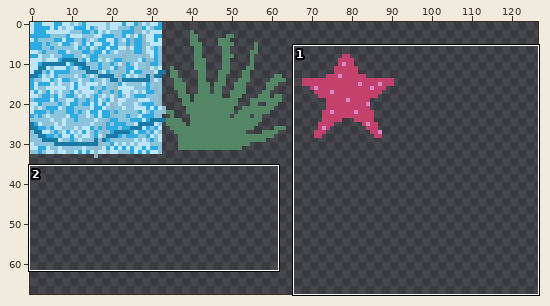
Edited in one commit: sprite sheet (public/assets/tileset.png). The first picture is a wide view before the edit; the outline marks the close-up.
Close-up. Old version:
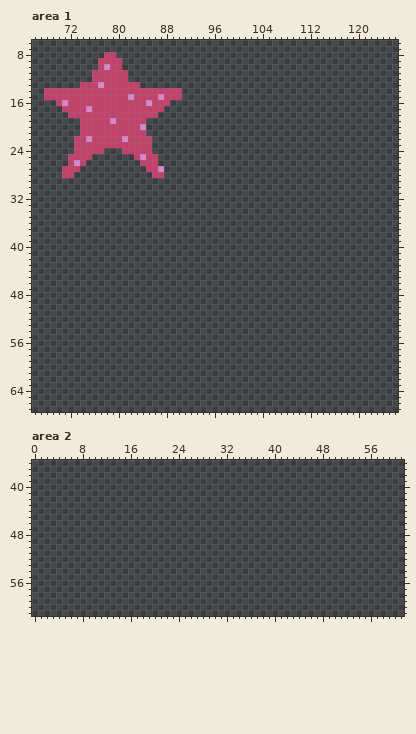
The file is 136x68 pixels. Shown: area 1: x 66..126, y 6..67; area 2: x 0..61, y 36..61. The wide view leaves out empty margins.
And afterwards:
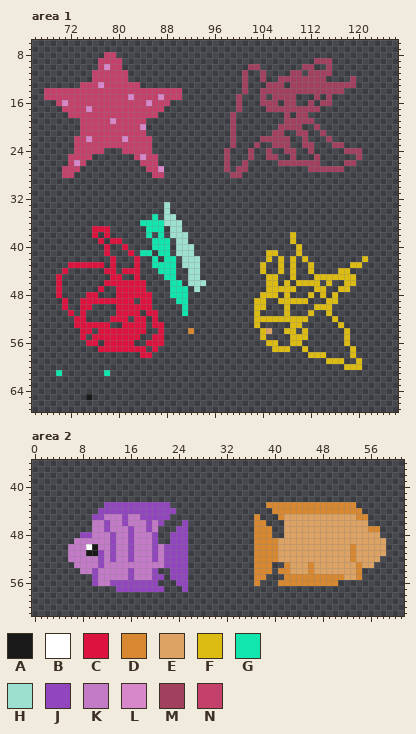
Palette (. is transparent): A #1a1919  B #ffffff  C #dc133e  D #d78831  E #dca364  F #dcbc13  G #10e6ad  H #9de0cf  J #9146bd  K #c37ac7  L #d788ca  M #a1415f  N #c3416a
Log entry: Tilesets_Fische_gezeichnet
Diff:
Area 1:
y 9: x 113..115 ... -> MMM
y 10: x 102..103 .. -> MM; x 111..112 .. -> MM; x 115 . -> M
y 11: x 101 . -> M; x 104 . -> M; x 109..110 .. -> MM; x 112..115 .... -> MMMM
y 12: x 101 . -> M; x 104 . -> M; x 107..114 ........ -> MMMMMMMM; x 119 . -> M
y 13: x 101 . -> M; x 105..107 ... -> MMM; x 109..119 ........... -> MMMMMMMMMMM
y 14: x 101 . -> M; x 104..117 .............. -> MMMMMMMMMMMMMM
y 15: x 100 . -> M; x 104 . -> M; x 106..109 .... -> MMMM; x 113 . -> M; x 115 . -> M
y 16: x 100 . -> M; x 104..106 ... -> MMM; x 108..109 .. -> MM; x 112 . -> M; x 114..115 .. -> MM
y 17: x 100 . -> M; x 105..113 ......... -> MMMMMMMMM
y 18: x 99 . -> M; x 108 . -> M; x 110..111 .. -> MM
y 19: x 99 . -> M; x 108..112 ..... -> MMMMM
y 20: x 99 . -> M; x 107..110 .... -> MMMM; x 113 . -> M
y 21: x 99 . -> M; x 106..107 .. -> MM; x 110..111 .. -> MM; x 114 . -> M
y 22: x 99 . -> M; x 104..108 ..... -> MMMMM; x 111 . -> M; x 115 . -> M
y 23: x 99 . -> M; x 103 . -> M; x 106..108 ... -> MMM; x 111..112 .. -> MM; x 116..117 .. -> MM
y 24: x 98 . -> M; x 102 . -> M; x 105 . -> M; x 108..109 .. -> MM; x 112 . -> M; x 118..120 ... -> MMM
y 25: x 98 . -> M; x 102 . -> M; x 105..106 .. -> MM; x 109 . -> M; x 113 . -> M; x 120 . -> M
y 26: x 98 . -> M; x 101 . -> M; x 107..113 ....... -> MMMMMMM; x 118..119 .. -> MM
y 27: x 98 . -> M; x 100..101 .. -> MM; x 112..117 ...... -> MMMMMM
y 28: x 99..100 .. -> MM
y 33..34: x 88 . -> H
y 35: x 86 . -> G; x 88..89 .. -> HH
y 36: x 84..90 ....... -> GGGGHHH
y 37: x 76..78 ... -> CCC; x 85..87 ... -> GGG; x 89..90 .. -> HH
y 38: x 76 . -> C; x 78 . -> C; x 85 . -> G; x 87 . -> G; x 89..91 ... -> HHH; x 109 . -> F
y 39: x 77 . -> C; x 79..80 .. -> CC; x 86..88 ... -> GGG; x 90..91 .. -> HH; x 109 . -> F
y 40: x 78 . -> C; x 81 . -> C; x 86..88 ... -> GGG; x 90..92 ... -> HHH; x 110 . -> F
y 41: x 78 . -> C; x 82 . -> C; x 84..85 .. -> GG; x 87..88 .. -> GG; x 90..92 ... -> HHH; x 105..106 .. -> FF; x 110 . -> F
y 42: x 79 . -> C; x 83 . -> C; x 86 . -> G; x 88..89 .. -> GG; x 91..93 ... -> HHH; x 105 . -> F; x 107 . -> F; x 109 . -> F; x 111 . -> F; x 121 . -> F
y 43: x 72..77 ...... -> CCCCCC; x 79 . -> C; x 83 . -> C; x 86..89 .... -> GGGG; x 91..93 ... -> HHH; x 104 . -> F; x 107 . -> F; x 109 . -> F; x 112 . -> F; x 119..120 .. -> FF
y 44: x 71 . -> C; x 78..79 .. -> CC; x 81..83 ... -> CCC; x 87..89 ... -> GGG; x 92..93 .. -> HH; x 104 . -> F; x 107 . -> F; x 109 . -> F; x 112 . -> F; x 117..118 .. -> FF
y 45: x 70 . -> C; x 79..80 .. -> CC; x 83 . -> C; x 88..89 .. -> GG; x 92..93 .. -> HH; x 105..106 .. -> FF; x 109 . -> F; x 113..119 ....... -> FFFFFFF
y 46: x 70 . -> C; x 78..84 ....... -> CCCCCCC; x 89..90 .. -> GG; x 92..94 ... -> HHH; x 105..106 .. -> FF; x 108 . -> F; x 110..113 .... -> FFFF; x 115 . -> F; x 118..119 .. -> FF
y 47: x 70 . -> C; x 77 . -> C; x 80..84 ..... -> CCCCC; x 89..91 ... -> GGG; x 93 . -> H; x 105..109 ..... -> FFFFF; x 113..114 .. -> FF; x 117..118 .. -> FF
y 48: x 70 . -> C; x 75..76 .. -> CC; x 80..85 ...... -> CCCCCC; x 89..91 ... -> GGG; x 104..106 ... -> FFF; x 108 . -> F; x 112 . -> F; x 114 . -> F; x 116 . -> F
y 49: x 71 . -> C; x 74..82 ......... -> CCCCCCCCC; x 84..85 .. -> CC; x 90..91 .. -> GG; x 103..104 .. -> FF; x 107..111 ..... -> FFFFF; x 115..116 .. -> FF
y 50: x 71 . -> C; x 74..75 .. -> CC; x 80..85 ...... -> CCCCCC; x 91 . -> G; x 103..104 .. -> FF; x 108 . -> F; x 113..115 ... -> FFF
y 51: x 72 . -> C; x 74 . -> C; x 80..83 .... -> CCCC; x 85..86 .. -> CC; x 91 . -> G; x 103 . -> F; x 108 . -> F; x 112 . -> F; x 115 . -> F
y 52: x 73..74 .. -> CC; x 79..81 ... -> CCC; x 83..84 .. -> CC; x 86 . -> C; x 103..111 ......... -> FFFFFFFFF; x 116 . -> F
y 53: x 73..78 ...... -> CCCCCC; x 81..84 .... -> CCCC; x 86..87 .. -> CC; x 103 . -> F; x 109..110 .. -> FF; x 117 . -> F
y 54: x 74..75 .. -> CC; x 77..84 ........ -> CCCCCCCC; x 87 . -> C; x 92 . -> D; x 104..105 .. -> FE; x 108..109 .. -> FF; x 111 . -> F; x 118 . -> F
y 55: x 74 . -> C; x 76..83 ........ -> CCCCCCCC; x 86..87 .. -> CC; x 104 . -> F; x 109..111 ... -> FFF; x 118 . -> F
y 56: x 75..76 .. -> CC; x 78..82 ..... -> CCCCC; x 85..87 ... -> CCC; x 105..106 .. -> FF; x 109..110 .. -> FF; x 118 . -> F
y 57: x 77..84 ........ -> CCCCCCCC; x 86 . -> C; x 106..108 ... -> FFF; x 111 . -> F; x 119 . -> F
y 58: x 84..85 .. -> CC; x 112..114 ... -> FFF; x 119 . -> F
y 59: x 115..117 ... -> FFF; x 120 . -> F
y 60: x 118..120 ... -> FFF
y 61: x 70 . -> G; x 78 . -> G
y 65: x 75 . -> A
Area 2:
y 43: x 12..22 ........... -> JJJJJJJJJJJ; x 39..53 ............... -> DDDDDDDDDDDDDDD
y 44: x 11..23 ............. -> JJJJJJJJJJJJJ; x 40..54 ............... -> DDDDDDDDDDDDDDD
y 45: x 10..22 ............. -> JJKKKJKKJJJJJ; x 37 . -> D; x 41..55 ............... -> DEEEEEEEEEEEEDD
y 46: x 10..21 ............ -> KKJKKJKKKJKJ; x 25 . -> J; x 37..38 .. -> DD; x 42..55 .............. -> EEEEEEEEEEEEEE
y 47: x 10..20 ........... -> KKJKKKJKKJK; x 24..25 .. -> JJ; x 37..39 ... -> DDD; x 42..57 ................ -> EEEEEEEEEEEEEEDD
y 48: x 8..20 ............. -> JJKKKJKKJKKKJ; x 23..25 ... -> JJJ; x 37..39 ... -> DDD; x 42..57 ................ -> EEEEEEEEEEEEEEEE
y 49: x 7..20 .............. -> KKKKKKJKKJKKKJ; x 23..25 ... -> JJJ; x 37..58 ...................... -> DDDDEEEEEEEEEEEEEEEEEE
y 50: x 6..25 .................... -> KKKBAKKJKKJKKKJKJJJJ; x 37..58 ...................... -> DDDDEEEEEEEEEEEEDEEEEE
y 51: x 6..25 .................... -> KKKAAJKJKKJKKKJKJJJJ; x 37..58 ...................... -> DDDDEEEEEEEEEEEEDEEEEE
y 52: x 6..25 .................... -> KKKKKJKJKKJKKKJKJJJJ; x 37..57 ..................... -> DDDDEEEEEEEEEEEEDEEEE
y 53: x 7..25 ................... -> KKKKJKKKKKKKKKKJJJJ; x 37..39 ... -> DDD; x 42..56 ............... -> DEEEDEEEEEEEDEE
y 54: x 8..20 ............. -> KKJKKKKKJKKKJ; x 23..25 ... -> JJJ; x 37..39 ... -> DDD; x 41..54 .............. -> DDEEEDEEEEEEED
y 55: x 10..21 ............ -> JKKKKKJKKKJJ; x 23..25 ... -> JJJ; x 37..38 .. -> DD; x 42..54 ............. -> DDDDDDDDDDEED
y 56: x 10..20 ........... -> JKKJJJJJJJJ; x 24..25 .. -> JJ; x 37 . -> D; x 41..50 .......... -> DDDDDDDDDD
y 57: x 14..21 ........ -> JJJJJJJJ; x 25 . -> J
Boxes around the changes in both close-ups, in picture pixels (x1, y1, x2, y2):
added: (224, 58, 362, 178)
added: (56, 202, 206, 400)
added: (254, 232, 368, 370)
added: (68, 502, 188, 592)
added: (254, 502, 386, 586)
